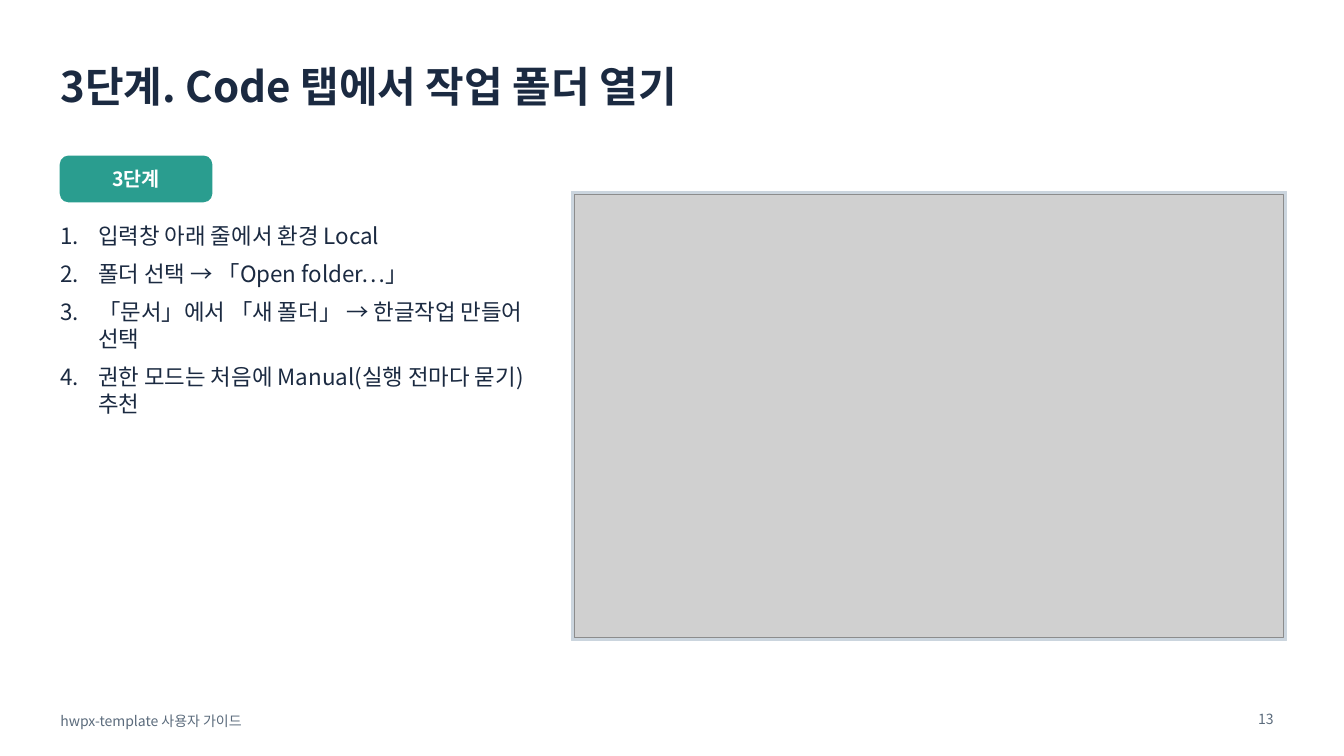
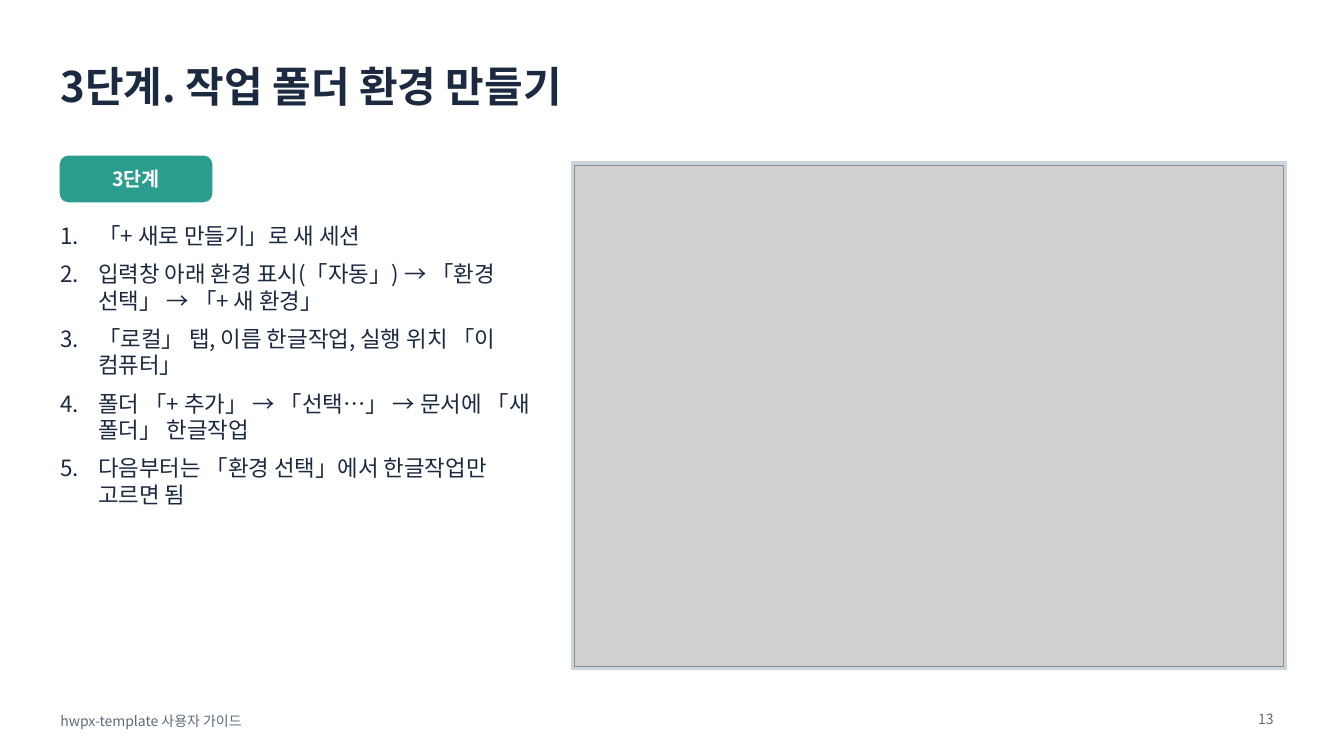
Before and after one commit to emilyJ7/hwpx-template-public, a slide deck: slide 13 of docs/사용자가이드.pptx. Drawn at 1344x756 pixels with LibreOffice and Linux fonts; fonts in the diff are those of the drawing; grey boxes stand for pictures. Boxes give left, top, right and bottom in pixels: in the first picture for what was removed or moved away, otherwise in the second. Text is boxed around its words. In the diff, an @@ line names an element or a change of style, - is before the commit and + after.

```diff
--- a/docs/사용자가이드.pptx
+++ b/docs/사용자가이드.pptx
@@ title at box(60, 66, 562, 106): text changed @@
-3단계. Code 탭에서 작업 폴더 열기
+3단계. 작업 폴더 환경 만들기
@@ rectangle: place and size @@
-rectangle at box(572, 192, 1287, 641)
+rectangle at box(572, 162, 1287, 669)
@@ picture: place and size @@
-picture at box(575, 195, 1284, 638)
+picture at box(575, 165, 1284, 666)
@@ text at box(98, 225, 530, 505): text changed @@
-1. 입력창 아래 줄에서 환경 Local
-2. 폴더 선택 → 「Open folder…」
-3. 「문서」에서 「새 폴더」 → 한글작업 만들어 선택
-4. 권한 모드는 처음에 Manual(실행 전마다 묻기) 추천
+1. 「+ 새로 만들기」로 새 세션
+2. 입력창 아래 환경 표시(「자동」) → 「환경 선택」 → 「+ 새 환경」
+3. 「로컬」 탭, 이름 한글작업, 실행 위치 「이 컴퓨터」
+4. 폴더 「+ 추가」 → 「선택…」 → 문서에 「새 폴더」 한글작업
+5. 다음부터는 「환경 선택」에서 한글작업만 고르면 됨
```
Also in this commit, not shown: 4 other slides changed, 9 other files.
